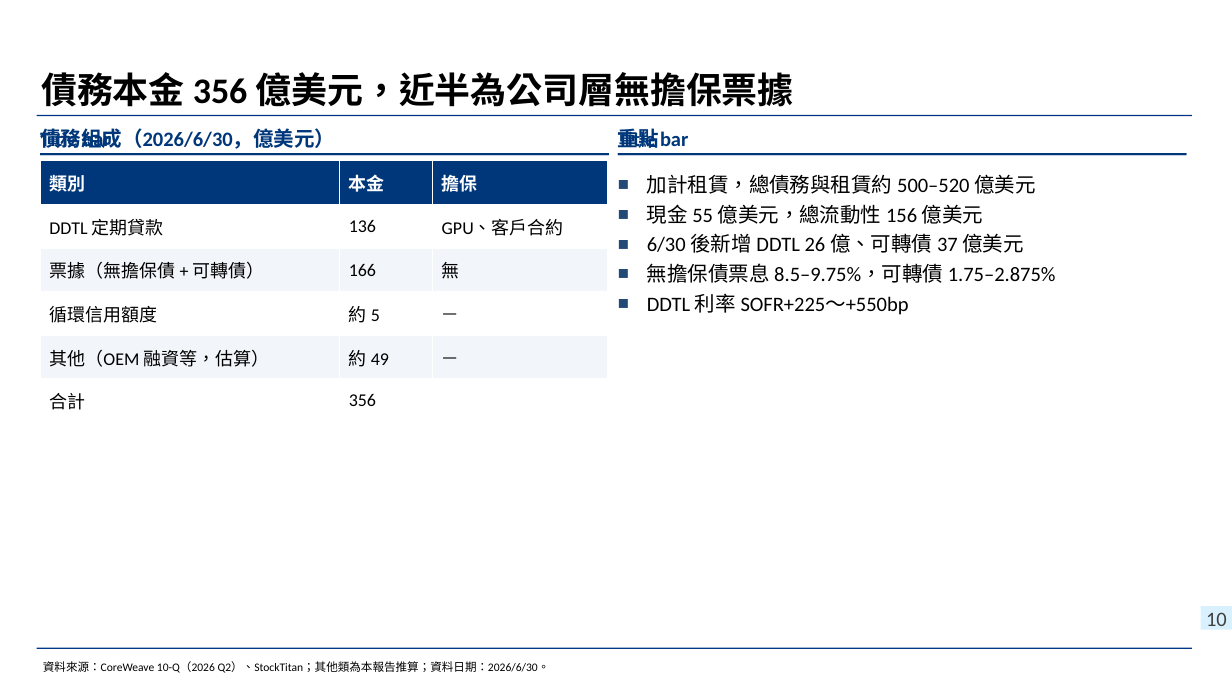
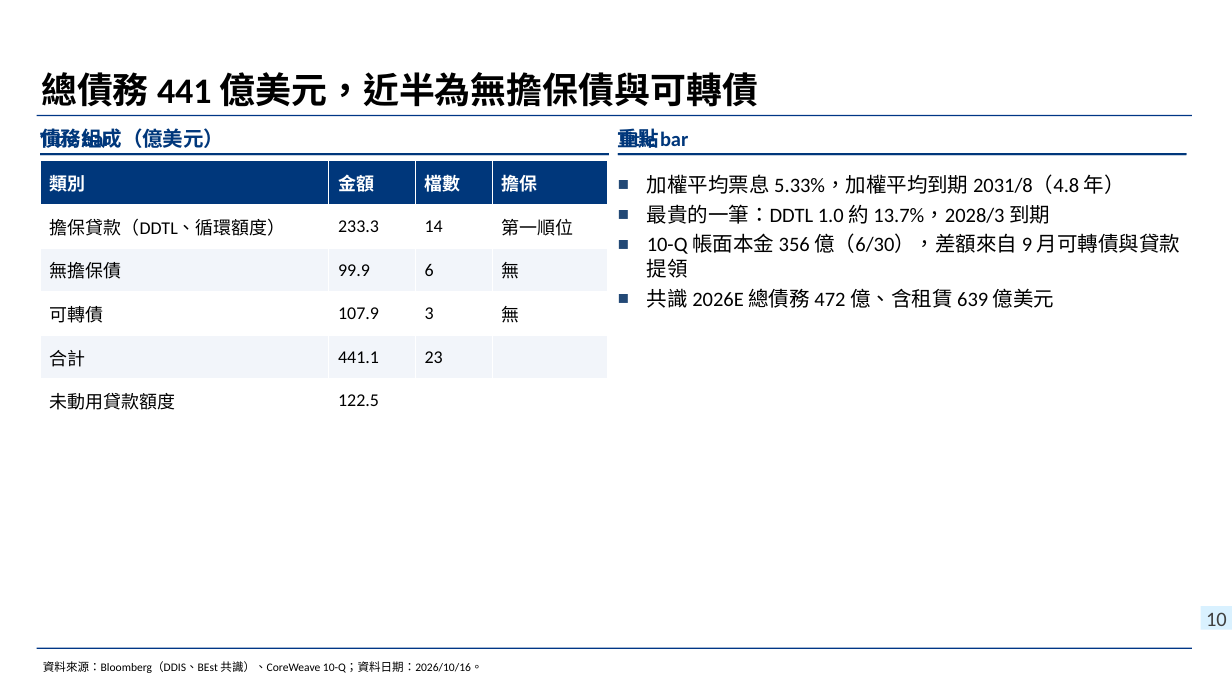
Before and after one commit to wlinoxox/Coreweave-Credit-Risk, a slide deck: slide 10 of deck/CoreWeave信用風險與融資需求_20261016.pptx. Drawn at 1232x693 pixels with LibreOffice and Linux fonts; fonts in the diff are those of the drawing; background and template pictures are left out. Boxes give left, top, right and bottom in pixels: in the first picture for what was removed or moved away, otherwise in the second. Text is boxed around its words. In the diff, an @@ line names an element or a change of style, - is before the commit and + after.

```diff
--- a/deck/CoreWeave信用風險與融資需求_20261016.pptx
+++ b/deck/CoreWeave信用風險與融資需求_20261016.pptx
@@ title at bbox=[41, 72, 758, 107]: text changed @@
-債務本金 356 億美元，近半為公司層無擔保票據
+總債務 441 億美元，近半為無擔保債與可轉債
@@ text at bbox=[40, 128, 224, 148]: text changed @@
-債務組成（2026/6/30，億美元）
+債務組成（億美元）
@@ table at bbox=[40, 161, 607, 422] @@
-column 1: 類別 | DDTL 定期貸款 | 票據（無擔保債 + 可轉債） | 循環信用額度 | 其他（OEM 融資等，估算） | 合計
-column 2: 本金 | 136 | 166 | 約 5 | 約 49 | 356
-column 3: 擔保 | GPU、客戶合約 | 無 | — | — | 
+column 1: 類別 | 擔保貸款（DDTL、循環額度） | 無擔保債 | 可轉債 | 合計 | 未動用貸款額度
+column 2: 金額 | 233.3 | 99.9 | 107.9 | 441.1 | 122.5
+column 3: 檔數 | 14 | 6 | 3 | 23 | 
+column 4: 擔保 | 第一順位 | 無 | 無 |  | 
@@ text at bbox=[647, 174, 1180, 308]: text changed @@
-■ 加計租賃，總債務與租賃約 500–520 億美元
-■ 現金 55 億美元，總流動性 156 億美元
-■ 6/30 後新增 DDTL 26 億、可轉債 37 億美元
-■ 無擔保債票息 8.5–9.75%，可轉債 1.75–2.875%
-■ DDTL 利率 SOFR+225～+550bp
+■ 加權平均票息 5.33%，加權平均到期 2031/8（4.8 年）
+■ 最貴的一筆：DDTL 1.0 約 13.7%，2028/3 到期
+■ 10-Q 帳面本金 356 億（6/30），差額來自 9 月可轉債與貸款提領
+■ 共識 2026E 總債務 472 億、含租賃 639 億美元
@@ text at bbox=[43, 661, 483, 673]: text changed @@
-資料來源：CoreWeave 10-Q（2026 Q2）、StockTitan；其他類為本報告推算；資料日期：2026/6/30。
+資料來源：Bloomberg（DDIS、BEst 共識）、CoreWeave 10-Q；資料日期：2026/10/16。
```
Also in this commit, not shown: 13 other slides changed, 5 slides added, 3 slides removed, 6 other files.
